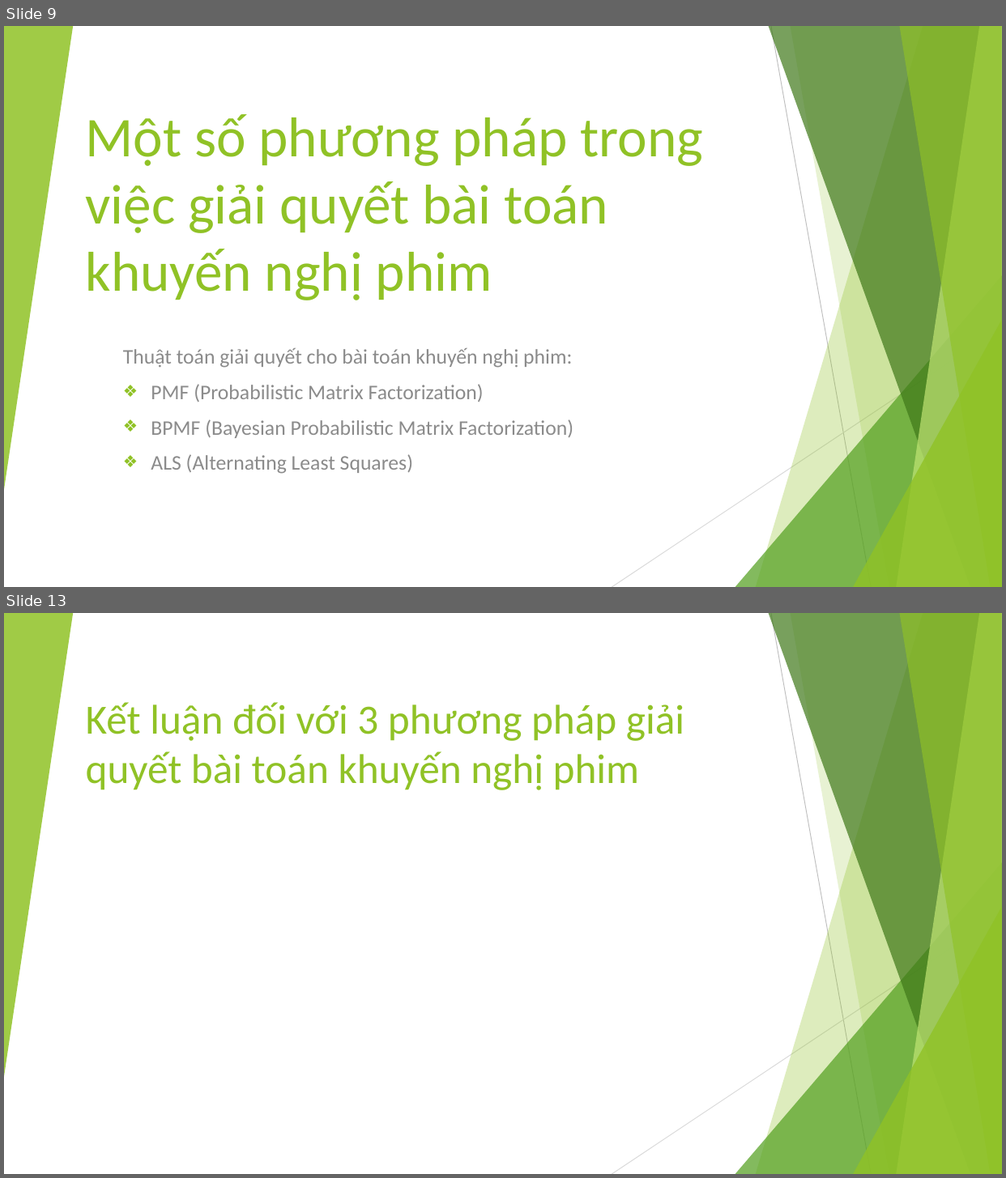
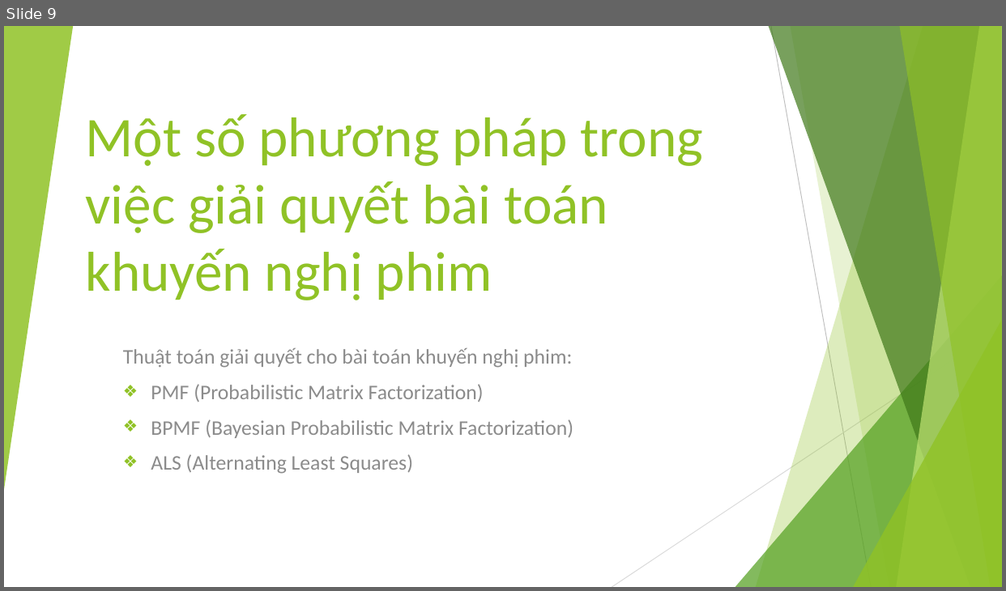
Before and after one commit to EdgarIgnite16/Specialized-Projects, a slide deck: FinalFile/DACN_ThuyetTrinh.pptx. Shown one above the other, each under a label of ours: slides 9 and 13 before the commit, slide 9 after it; the slides between them are not shown. The pictures are 1006x1178 and 1006x591 pixels, drawn with LibreOffice and Linux fonts; fonts in the diff are those of the drawing. Boxes give left, top, right and bottom in pixels: in the first picture for what was removed or moved away, otherwise in the second. Text is boxed around its words. In the diff, an @@ line names an element or a change of style, - is before the commit and + after.

```diff
--- a/FinalFile/DACN_ThuyetTrinh.pptx
+++ b/FinalFile/DACN_ThuyetTrinh.pptx
@@ slide 13 removed at box(4, 613, 1002, 1174), background #FFFFFF; not listed: 10 template elements that a slide beside it also shows @@
@@ title removed at box(86, 702, 684, 790) @@
-Kết luận đối với 3 phương pháp giải
-quyết bài toán khuyến nghị phim
```
Also in this commit, not shown: 3 slides changed, 1 slide added.
